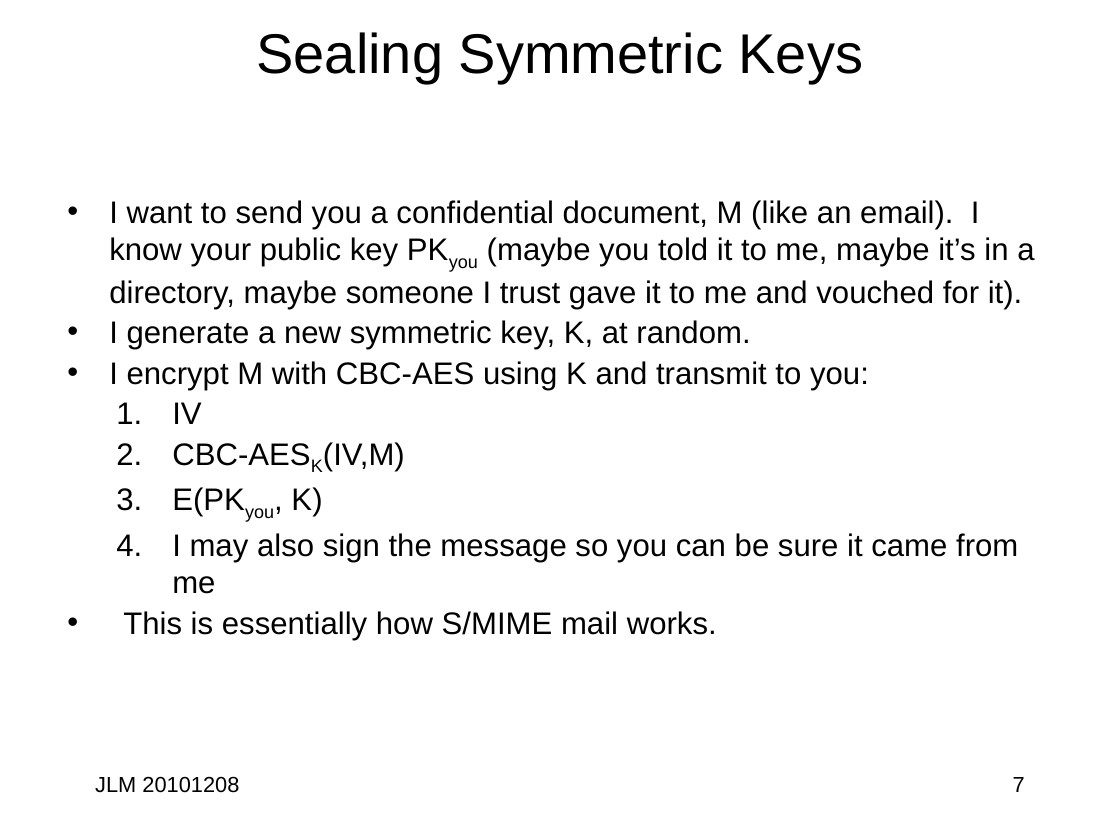
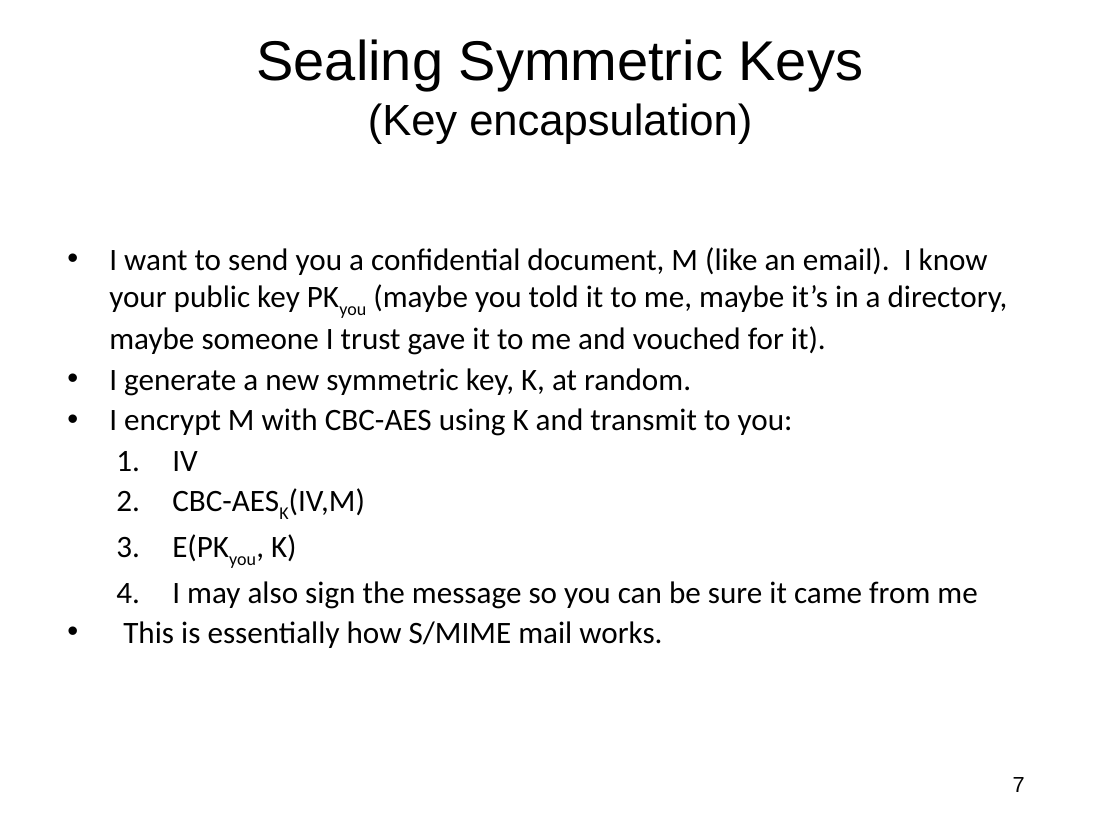
Before and after one commit to jlmucb/class_notes, a slide deck: slide 7 of BerkeleyClass/CS290Spring2013/Lectures/Cryptoclass7.pptx. Drawn at 1120x840 pixels with LibreOffice and Linux fonts; fonts in the diff are those of the drawing. Boxes give left, top, right and bottom in pixels: in the first picture for what was removed or moved away, otherwise in the second. Text is boxed around its words. In the diff, an @@ line names an element or a change of style, - is before the commit and + after.

```diff
--- a/BerkeleyClass/CS290Spring2013/Lectures/Cryptoclass7.pptx
+++ b/BerkeleyClass/CS290Spring2013/Lectures/Cryptoclass7.pptx
@@ title at [257, 39, 863, 144]: text changed @@
-Sealing Symmetric Keys
+Sealing Symmetric Keys
+(Key encapsulation)
@@ text "I want to send you ...": place and size @@
-text "I want to send you ..." at [109, 200, 1034, 640]
+text "I want to send you ..." at [109, 247, 1008, 648]
@@ text "I want to send you ..." at [109, 247, 1008, 648]: font Arial to Calibri @@
@@ text removed at [95, 776, 239, 793] @@
-JLM 20101208
```
Also in this commit, not shown: 74 other slides changed, 1 slide added, 1 slide removed, 18 other files.
